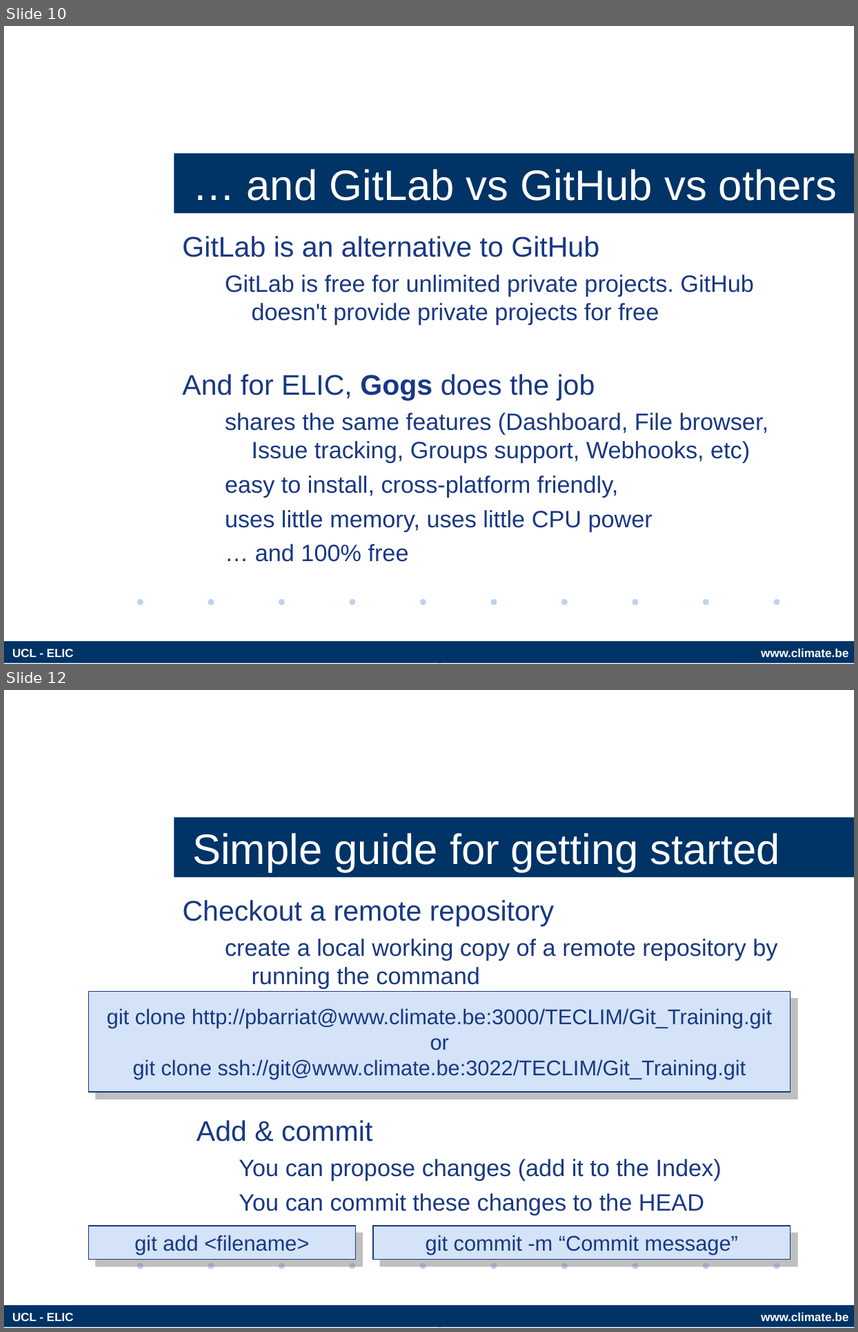
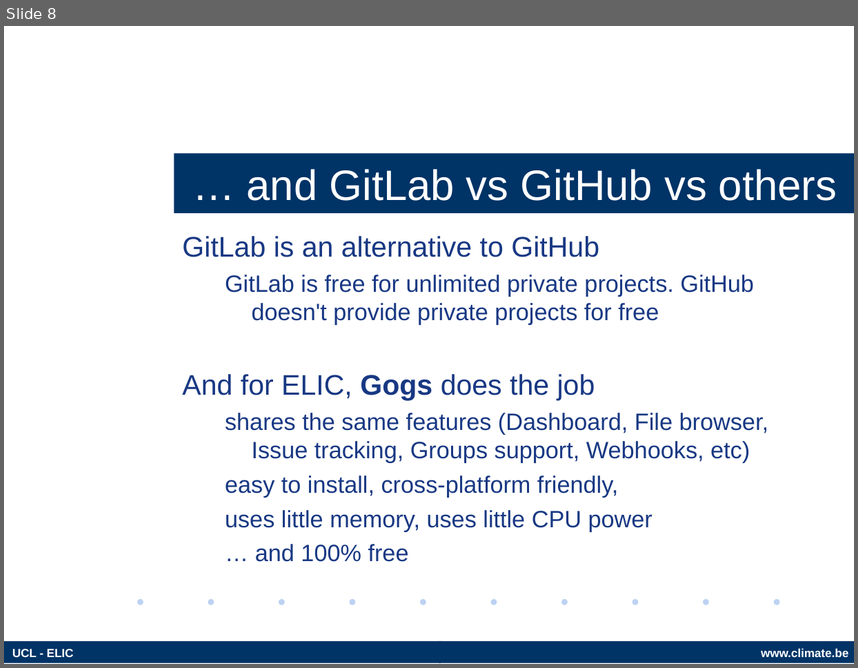
Before and after one commit to fmassonn/Git_Training, a slide deck: slides/Git.odp. Shown one above the other, each under a label of ours: slides 10 and 12 before the commit, slide 8 after it; the slides between them are not shown. The pictures are 858x1332 and 858x668 pixels, drawn with LibreOffice and Linux fonts; fonts in the diff are those of the drawing; background and template pictures are left out. Boxes give left, top, right and bottom in pixels: in the first picture for what was removed or moved away, otherwise in the second. Text is boxed around its words. In the diff, an @@ line names an element or a change of style, - is before the commit and + after.

```diff
--- a/slides/Git.odp
+++ b/slides/Git.odp
@@ slide 12 removed at [4, 690, 854, 1328], background #FFFFFF; not listed: 13 template elements that a slide beside it also shows @@
@@ title removed at [174, 818, 854, 877] @@
-Simple guide for getting started
@@ text removed at [183, 900, 777, 989] @@
-Checkout a remote repository
-create a local working copy of a remote repository by running the command
@@ rectangle removed at [89, 991, 791, 1092] @@
-git clone http://pbarriat@www.climate.be:3000/TECLIM/Git_Training.git
-or
-git clone ssh://git@www.climate.be:3022/TECLIM/Git_Training.git
@@ text removed at [197, 1120, 722, 1214] @@
-Add & commit
-You can propose changes (add it to the Index)
-You can commit these changes to the HEAD
@@ rectangle removed at [89, 1225, 356, 1259] @@
-git add <filename>
@@ rectangle removed at [373, 1225, 791, 1259] @@
-git commit -m “Commit message”
@@ what was slide 10 is now slide 8 @@
```
Also in this commit, not shown: 4 slides changed, 6 other slides removed, 2 other files.
